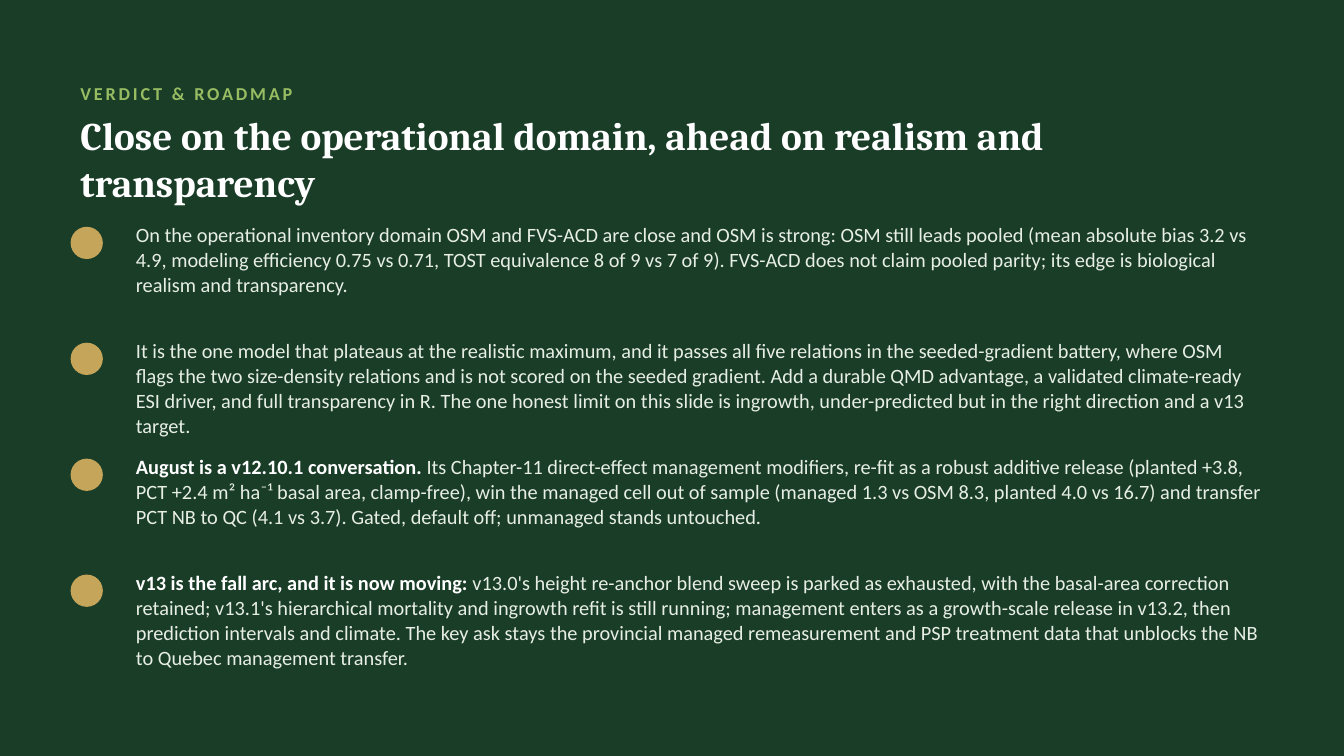
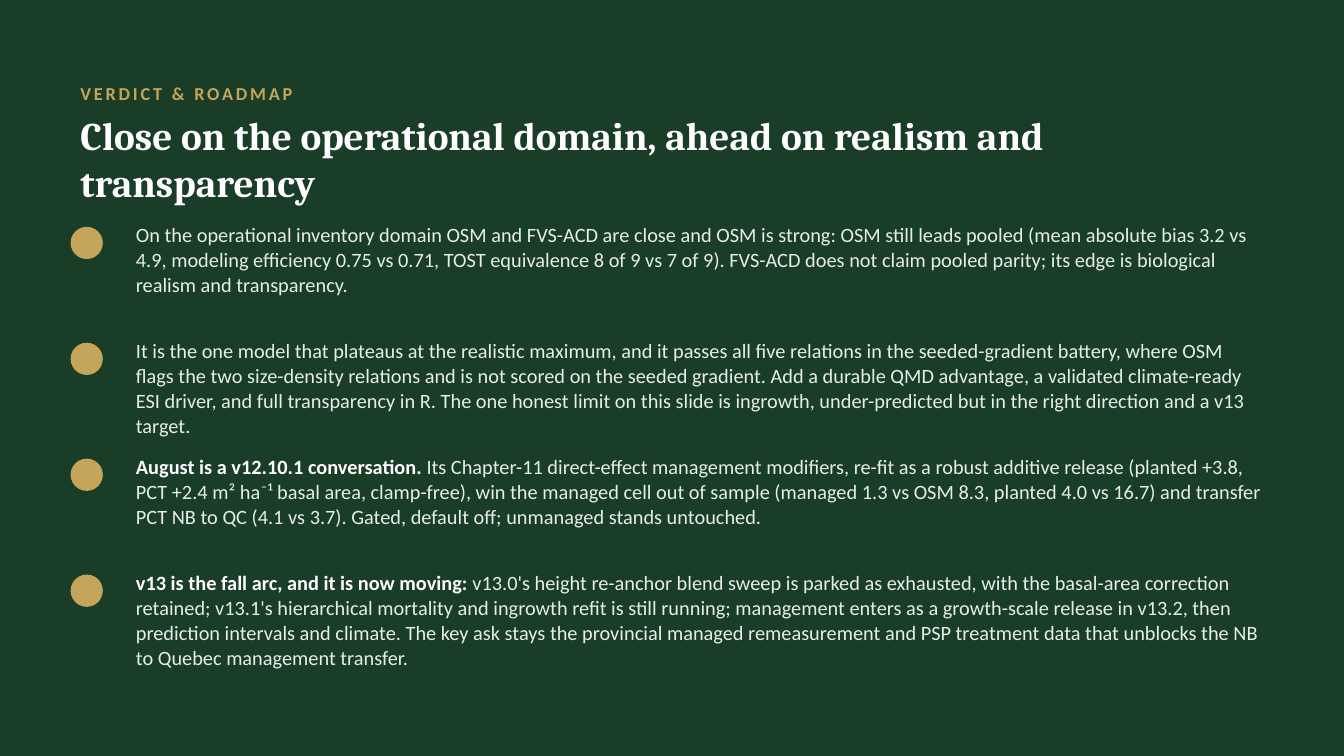
Before and after one commit to holoros/fvs-acd, a slide deck: slide 20 of FVS-ACD_Hennigar_Aug2026.pptx. Drawn at 1344x756 pixels with LibreOffice and Linux fonts; fonts in the diff are those of the drawing. Boxes give left, top, right and bottom in pixels: in the first picture for what was removed or moved away, otherwise in the second. Text is boxed around its words. In the diff, an @@ line names an element or a change of style, - is before the commit and + after.

```diff
--- a/FVS-ACD_Hennigar_Aug2026.pptx
+++ b/FVS-ACD_Hennigar_Aug2026.pptx
@@ text "VERDICT & ROADMAP" at [80, 88, 292, 100]: text colour #97BC62 to #C5A55A @@
```
Also in this commit, not shown: 2 other slides changed, 5 other files.
